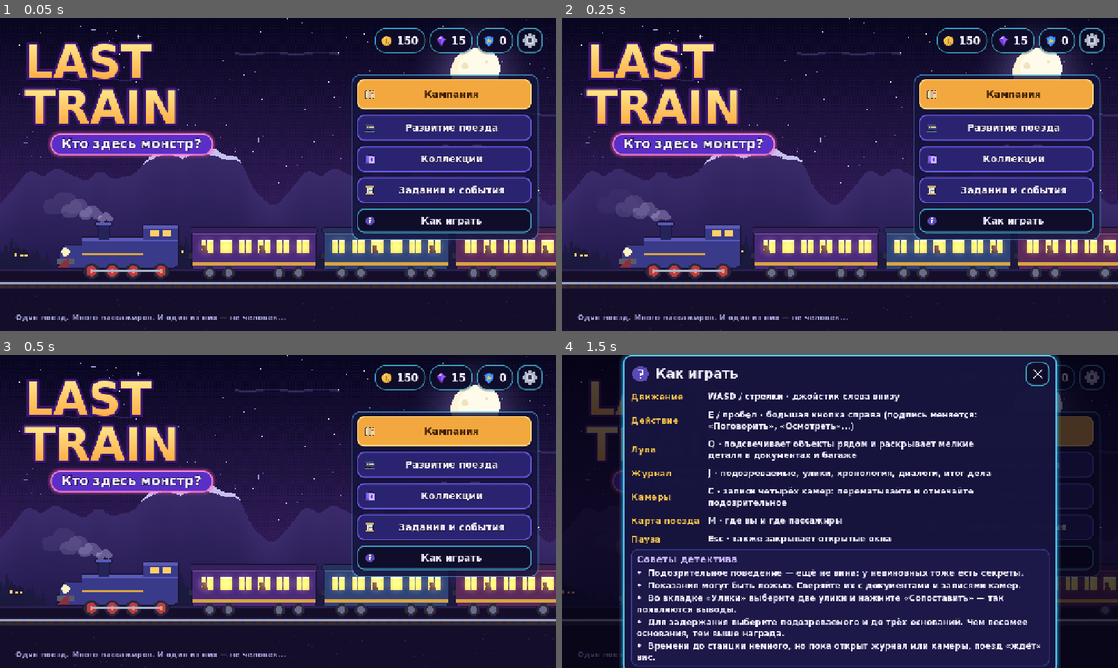
Above: before the commit, frames 1-4 (two rows, left to right).
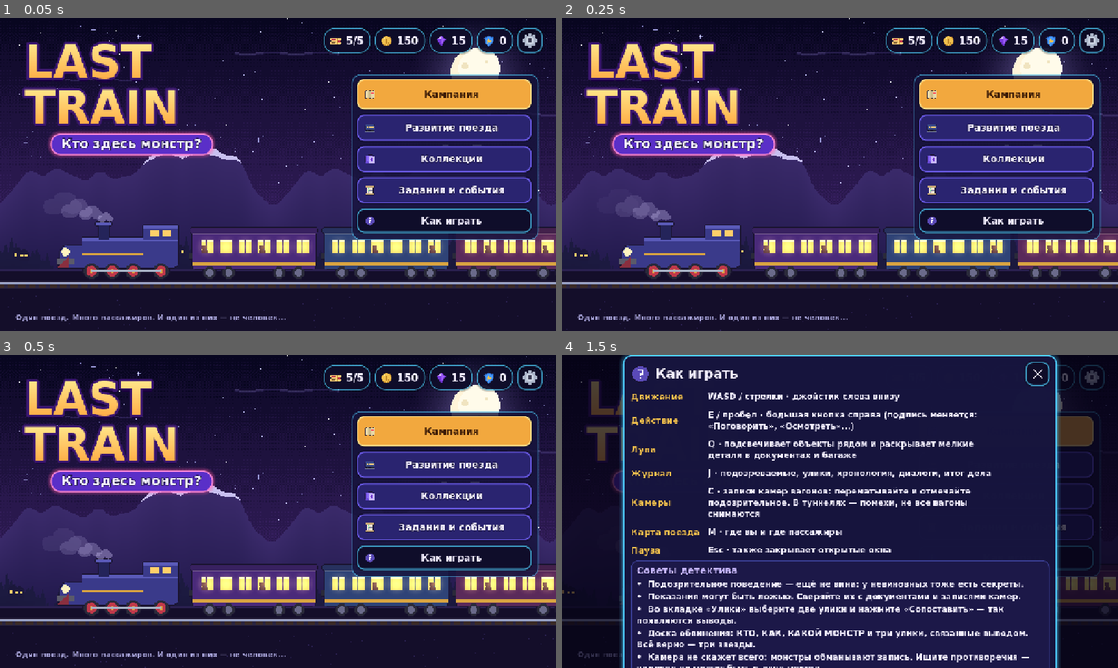
Above: after the commit, the same moments.

Repository: armenaivaziann-wq/last-train
Game: Godot game, scene res://ui/screens/main_menu.tscn
The game is run twice, just before and just after one commit, with the same random seed, the same clock (stepped at 60 frames per second) and the same inputs.
Inputs:
- Up to frame 1 (0.05 s): no input
- Up to frame 2 (0.25 s): no input
- Up to frame 3 (0.5 s): no input
- Up to frame 4 (1.5 s): click "Как играть" at 0.5 s; click "Как играть" at 1.25 s

The runs differ from the first frame. In frame 1, 0.2% of the frame differs, in the area x 58-67%, y 3-12%; in frame 2, 0.2%; in frame 3, 0.2%; in frame 4, 10%, in the area x 10-90%, y 42-100%.

Commit message:
Block3: tickets (lives) with time-based regen, clock-rollback protection, full version flag, ads stub, out-of-tickets dialog, menu counter, loss spending, migration; help and star texts updated; tests
Co-Authored-By: Claude Opus 5.5 <noreply@anthropic.com>

Diff:
--- /dev/null
+++ b/autoload/ads_service.gd
@@ -0,0 +1,11 @@
+class_name AdsService
+extends RefCounted
+## Реклама за награду. Пока заглушка: «просмотр» сразу успешен. Чтобы подключить рекламный
+## SDK, замените тело show_rewarded(): показать ролик и вызвать on_done(true) только после
+## полного просмотра (on_done(false) — если пропущен или не загрузился).
+
+static var simulate_success: bool = true
+
+
+static func show_rewarded(on_done: Callable) -> void:
+	on_done.call(simulate_success)
--- a/autoload/save_manager.gd
+++ b/autoload/save_manager.gd
@@ -60,6 +60,8 @@
 		"quests": {"day": "", "daily": [], "week": "", "weekly": [], "claimed_achievements": [], "claimed_events": []},
 		"settings": {"music": 0.7, "sfx": 0.9, "ambient": 0.7, "vibration": true, "difficulty": "normal"},
 		"case_progress": {},
+		# Билеты (жизни): старые профили получают полные 5 при слиянии с этими значениями.
+		"tickets": {"count": 5, "ts": 0, "full": false},
 		# Кампания: доступ к сюжетным делам не зависит от монет и репутации.
 		"campaign": {"unlocked": 1, "stars": {}, "best_time": {}, "rewarded_stars": {}, "attempts": {},
 			"disguises": {}, "daily": {"day": "", "best_stars": 0}},
--- /dev/null
+++ b/autoload/tickets.gd
@@ -0,0 +1,120 @@
+class_name Tickets
+extends RefCounted
+## Билеты (жизни). У игрока до 5 билетов; билет тратится, только когда дело проиграно (монстр
+## сбежал по дедлайну или после второй ошибки обвинения). Вход в дело и победа билет не тратят.
+## Восстановление: 1 билет каждые 30 минут реального времени, до 5. Считается по сохранённой
+## метке времени (в профиле), а не по кадрам — поэтому идёт и при закрытой игре.
+## Защита от перевода часов: если время устройства меньше прошлой метки — билеты не начисляются,
+## метка сдвигается на «сейчас» (отсчёт начинается заново).
+## «Дело дня» и обучающее первое дело билетов не требуют. «Полная версия» — бесконечные билеты.
+
+const MAX: int = 5
+const REGEN_SECONDS: int = 1800
+const REFILL_CRYSTALS: int = 20
+const FREE_LEVELS: PackedStringArray = ["level_01", "daily", ""]
+
+## Подмена часов в тестах (секунды Unix). −1 — системное время.
+static var clock_override: int = -1
+
+
+static func now() -> int:
+	return clock_override if clock_override >= 0 else int(Time.get_unix_time_from_system())
+
+
+static func _data() -> Dictionary:
+	if not SaveManager.profile.has("tickets"):
+		SaveManager.profile["tickets"] = {"count": MAX, "ts": now(), "full": false}
+	return SaveManager.profile["tickets"]
+
+
+static func full_version() -> bool:
+	return bool(_data().get("full", false))
+
+
+## Пересчитать восстановление и вернуть текущее число билетов.
+static func count() -> int:
+	refresh()
+	return int(_data()["count"])
+
+
+static func refresh() -> void:
+	var d: Dictionary = _data()
+	var t: int = now()
+	var ts: int = int(d.get("ts", t))
+	if t < ts:
+		# Часы перевели назад: не начисляем, отсчёт — с текущего момента.
+		d["ts"] = t
+		return
+	if int(d["count"]) >= MAX:
+		d["ts"] = t
+		return
+	var gained: int = (t - ts) / REGEN_SECONDS
+	if gained > 0:
+		var before: int = int(d["count"])
+		d["count"] = mini(MAX, before + gained)
+		d["ts"] = t if int(d["count"]) >= MAX else ts + gained * REGEN_SECONDS
+		if int(d["count"]) >= MAX and before < MAX:
+			_on_full()
+
+
+## Секунд до следующего билета (0 — билетов полно).
+static func seconds_to_next() -> int:
+	refresh()
+	var d: Dictionary = _data()
+	if int(d["count"]) >= MAX:
+		return 0
+	return maxi(0, REGEN_SECONDS - (now() - int(d["ts"])))
+
+
+static func format_wait(seconds: int) -> String:
+	return "%02d:%02d:%02d" % [seconds / 3600, (seconds % 3600) / 60, seconds % 60]
+
+
+static func required(level_id: String) -> bool:
+	return not level_id in FREE_LEVELS and not full_version()
+
+
+static func can_start(level_id: String) -> bool:
+	return not required(level_id) or count() > 0
+
+
+## Проигранное дело: монстр сбежал. Возвращает true, если билет списан.
+static func spend_for_loss(level_id: String) -> bool:
+	if not required(level_id):
+		return false
+	refresh()
+	var d: Dictionary = _data()
+	if int(d["count"]) <= 0:
+		return false
+	if int(d["count"]) >= MAX:
+		d["ts"] = now()   # отсчёт восстановления начинается с первой потери
+	d["count"] = int(d["count"]) - 1
+	SaveManager.save_game()
+	return true
+
+
+static func add(n: int) -> void:
+	var d: Dictionary = _data()
+	d["count"] = mini(MAX, int(d["count"]) + n)
+	if int(d["count"]) >= MAX:
+		d["ts"] = now()
+	SaveManager.save_game()
+
+
+## Восполнить все билеты за кристаллы.
+static func refill_for_crystals() -> bool:
+	if not EconomyManager.spend("crystals", REFILL_CRYSTALS):
+		return false
+	add(MAX)
+	return true
+
+
+static func unlock_full_version() -> void:
+	_data()["full"] = true
+	SaveManager.save_game()
+
+
+## Хук локального уведомления «Билеты восстановлены». Уведомлений в проекте пока нет:
+## при подключении плагина уведомлений планировать его здесь (на момент seconds_to_next()).
+static func _on_full() -> void:
+	pass
--- a/game/investigation_manager.gd
+++ b/game/investigation_manager.gd
@@ -127,6 +127,7 @@
 
 
 ## Звёзды за раскрытие (правила — в data/campaign.json):
+## Основное правило — оценка доски обвинения (score: 3/2/1, см. accuse). Без неё (старые вызовы):
 ## 3 — за ≤12 мин, ≥3 ключевых улик и без ошибок; 2 — за ≤16 мин и не больше одной ошибки;
 ## 1 — раскрыто до дедлайна; 0 — поражение.
 func compute_stars(solved: bool, score: int = -1) -> int:
@@ -566,6 +567,10 @@
 		"elapsed": elapsed(), "key_found": evidence.key_found_count(), "level": level_id,
 		"key_total": _key_total(), "hints_used": hints_used, "verdict_ok": verdict_ok}
 	result["stars"] = compute_stars(outcome == "solved", int(accusation.get("score", -1)))
+	# Монстр ушёл (дедлайн или вторая ошибка) — тратится билет (кроме дела дня и обучения).
+	if outcome != "solved":
+		result["ticket_spent"] = Tickets.spend_for_loss(level_id)
+		result["tickets_left"] = Tickets.count()
 	if accusation.has("court"):
 		result["court"] = accusation["court"]
 	var rewards: Dictionary = {"coins": 0, "crystals": 0, "reputation": 0}
--- /dev/null
+++ b/tests/capture/tickets_tour.gd
@@ -0,0 +1,28 @@
+extends Node
+## Визуальная проверка блока 3: билеты в главном меню и окно «Билеты закончились».
+
+func _ready() -> void:
+	SaveManager.enabled = false
+	SaveManager.profile = SaveManager.default_profile()
+	SaveManager.profile["campaign"]["unlocked"] = 5
+	Tickets.clock_override = 1_800_000_000
+	SaveManager.profile["tickets"] = {"count": 2, "ts": 1_800_000_000 - 6 * 60 - 47, "full": false}
+	DirAccess.make_dir_recursive_absolute("/tmp/lt_tickets")
+	var menu: Control = load("res://ui/screens/main_menu.tscn").instantiate()
+	add_child(menu)
+	await get_tree().create_timer(0.8).timeout
+	await _shot("1_menu_tickets")
+	for i in 2:
+		Tickets.spend_for_loss("level_04")
+	menu.ui.open("route_map_screen")
+	await get_tree().create_timer(0.4).timeout
+	menu.ui.top()._start("level_04")
+	await get_tree().create_timer(0.6).timeout
+	await _shot("2_out_of_tickets")
+	get_tree().quit()
+
+
+func _shot(name: String) -> void:
+	await RenderingServer.frame_post_draw
+	get_viewport().get_texture().get_image().save_png("/tmp/lt_tickets/%s.png" % name)
+	print("shot ", name)
--- /dev/null
+++ b/tests/capture/tickets_tour.tscn
@@ -0,0 +1,6 @@
+[gd_scene load_steps=2 format=3]
+
+[ext_resource type="Script" path="res://tests/capture/tickets_tour.gd" id="1"]
+
+[node name="Tour" type="Node"]
+script = ExtResource("1")
--- /dev/null
+++ b/tests/test_tickets.gd
@@ -0,0 +1,125 @@
+extends TestSuite
+## Билеты (жизни): трата при поражении, восстановление по времени (подменяемые часы), защита
+## от перевода часов назад, бесконечные билеты в полной версии, бесплатные дела, миграция.
+
+const T0: int = 1_800_000_000
+
+
+func before_each() -> void:
+	SaveManager.profile = SaveManager.default_profile()
+	Tickets.clock_override = T0
+	SaveManager.profile["tickets"] = {"count": 5, "ts": T0, "full": false}
+
+
+func after_each() -> void:
+	Tickets.clock_override = -1
+	SaveManager.profile = SaveManager.default_profile()
+
+
+func test_spent_only_on_loss() -> void:
+	before_each()
+	SaveManager.profile["campaign"]["unlocked"] = 14
+	SaveManager.prepare_level("level_03")
+	SaveManager.pending_seed = 2
+	game = load("res://game/game.tscn").instantiate()
+	add_child(game)
+	await wait_frames(2)
+	check_eq(Tickets.count(), 5, "вход в дело билет не тратит")
+	var r: Dictionary = game.investigation.finish("timeout")
+	check(r["ticket_spent"] and Tickets.count() == 4, "поражение по дедлайну — минус билет")
+	game.queue_free()
+	game = null
+	await wait_frames(2)
+	SaveManager.prepare_level("level_03")
+	SaveManager.pending_seed = 3
+	game = load("res://game/game.tscn").instantiate()
+	add_child(game)
+	await wait_frames(2)
+	game.investigation.finish("solved", {"score": 3})
+	check_eq(Tickets.count(), 4, "победа билет не тратит")
+	game.queue_free()
+	game = null
+	await wait_frames(2)
+	check(not Tickets.spend_for_loss("level_01") and not Tickets.spend_for_loss("daily"), "обучение и дело дня — без билетов")
+	check_eq(Tickets.count(), 4, "счётчик не изменился")
+	after_each()
+
+
+func test_regen_by_time() -> void:
+	before_each()
+	Tickets.spend_for_loss("level_05")
+	Tickets.spend_for_loss("level_05")
+	check_eq(Tickets.count(), 3, "два поражения — 3 билета")
+	Tickets.clock_override = T0 + 29 * 60
+	check_eq(Tickets.count(), 3, "через 29 минут ещё нет")
+	check(Tickets.seconds_to_next() == 60, "до следующего — минута (%d)" % Tickets.seconds_to_next())
+	Tickets.clock_override = T0 + 31 * 60
+	check_eq(Tickets.count(), 4, "через 30 минут +1")
+	Tickets.clock_override = T0 + 5 * 3600
+	check_eq(Tickets.count(), 5, "через 5 часов — не больше 5")
+	after_each()
+
+
+func test_clock_rollback_protection() -> void:
+	before_each()
+	Tickets.spend_for_loss("level_05")
+	Tickets.clock_override = T0 - 10 * 3600
+	check_eq(Tickets.count(), 4, "часы назад — билеты не начисляются")
+	Tickets.clock_override = T0 - 10 * 3600 + 20 * 60
+	check_eq(Tickets.count(), 4, "отсчёт идёт заново от нового времени")
+	Tickets.clock_override = T0 - 10 * 3600 + 31 * 60
+	check_eq(Tickets.count(), 5, "через 30 минут после отката — +1")
+	after_each()
+
+
+func test_full_version_and_gating() -> void:
+	before_each()
+	for i in 5:
+		Tickets.spend_for_loss("level_05")
+	check_eq(Tickets.count(), 0, "билеты кончились")
+	check(not Tickets.can_start("level_05"), "дело кампании не начать")
+	check(Tickets.can_start("level_01") and Tickets.can_start("daily"), "обучение и дело дня доступны")
+	EconomyManager.add("crystals", 100, false)
+	check(Tickets.refill_for_crystals() and Tickets.count() == 5, "восполнение за кристаллы")
+	for i in 5:
+		Tickets.spend_for_loss("level_05")
+	AdsService.show_rewarded(func(ok: bool) -> void: if ok: Tickets.add(1))
+	check_eq(Tickets.count(), 1, "реклама (заглушка) даёт билет")
+	Tickets.unlock_full_version()
+	check(Tickets.can_start("level_05") and not Tickets.spend_for_loss("level_05"), "полная версия — бесконечные билеты")
+	after_each()
+
+
+func test_menu_shows_tickets_and_out_dialog() -> void:
+	before_each()
+	SaveManager.profile["campaign"]["unlocked"] = 14
+	for i in 5:
+		Tickets.spend_for_loss("level_05")
+	var menu: Control = load("res://ui/screens/main_menu.tscn").instantiate()
+	add_child(menu)
+	await wait_frames(3)
+	check(menu._tickets.text.begins_with("0/5"), "в меню счётчик билетов (%s)" % menu._tickets.text)
+	menu.ui.open("route_map_screen")
+	await wait_frames(2)
+	menu.ui.top()._start("level_05")
+	await wait_frames(2)
+	check(menu.ui.top().name == "tickets_screen", "без билетов — окно «Билеты закончились»")
+	check(menu.ui.top()._timer.text.contains("00:"), "таймер до следующего билета")
+	menu.queue_free()
+	await wait_frames(2)
+	after_each()
+
+
+func test_old_profile_gets_full_tickets() -> void:
+	SaveManager.enabled = true
+	SaveManager.save_path = "user://test_tk.json"
+	var f := FileAccess.open(SaveManager.save_path, FileAccess.WRITE)
+	f.store_string(JSON.stringify({"version": 1, "economy": {"coins": 5}}))
+	f.close()
+	SaveManager.load_game()
+	Tickets.clock_override = T0
+	check_eq(Tickets.count(), 5, "старый профиль — полные 5 билетов")
+	DirAccess.remove_absolute(ProjectSettings.globalize_path(SaveManager.save_path))
+	SaveManager.enabled = false
+	SaveManager.save_path = SaveManager.SAVE_PATH
+	after_each()
--- a/ui/screens/help_screen.gd
+++ b/ui/screens/help_screen.gd
@@ -13,7 +13,7 @@
 		["Действие", "E / пробел · большая кнопка справа (подпись меняется: «Поговорить», «Осмотреть»...)"],
 		["Лупа", "Q · подсвечивает объекты рядом и раскрывает мелкие детали в документах и багаже"],
 		["Журнал", "J · подозреваемые, улики, хронология, диалоги, итог дела"],
-		["Камеры", "C · записи четырёх камер: перематывайте и отмечайте подозрительное"],
+		["Камеры", "C · записи камер вагонов: перематывайте и отмечайте подозрительное. В туннелях — помехи, не все вагоны снимаются"],
 		["Карта поезда", "M · где вы и где пассажиры"],
 		["Пауза", "Esc · также закрывает открытые окна"],
 	]
@@ -29,8 +29,11 @@
 	for tip in ["Подозрительное поведение — ещё не вина: у невиновных тоже есть секреты.",
 			"Показания могут быть ложью. Сверяйте их с документами и записями камер.",
 			"Во вкладке «Улики» выберите две улики и нажмите «Сопоставить» — так появляются выводы.",
-			"Для задержания выберите подозреваемого и до трёх оснований. Чем весомее основания, тем выше награда.",
-			"Времени до станции немного, но пока открыт журнал или камеры, поезд «ждёт» вас."]:
+			"Доска обвинения: КТО, КАК, КАКОЙ МОНСТР и три улики, связанные выводом. Всё верно — три звезды.",
+			"Камера не скажет всего: монстры обманывают запись. Ищите противоречия — человек не может быть в двух местах.",
+			"Во «Хронологии» есть доска передвижений: расставьте подозреваемых — и ложное алиби развалится.",
+			"Новый вопрос, просмотр записи и проверка стоят минут до станции — цена указана на кнопке.",
+			"Если монстр уйдёт, сгорит билет. Билеты восстанавливаются: один каждые 30 минут."]:
 		tv.add_child(Ui.label("•  " + tip, "", 19, true))
 	tips.add_child(tv)
 	v.add_child(tips)
--- a/ui/screens/main_menu.gd
+++ b/ui/screens/main_menu.gd
@@ -13,6 +13,7 @@
 var _coins: Label
 var _crystals: Label
 var _rep: Label
+var _tickets: Label
 var _buttons: VBoxContainer
 
 
@@ -128,6 +129,10 @@
 	_crystals = cr[1]
 	var rp: Array = Ui.pill("reputation", "0")
 	_rep = rp[1]
+	var tk: Array = Ui.pill("ticket", "5")
+	_tickets = tk[1]
+	tk[0].tooltip_text = "Билеты: тратятся, когда монстр уходит. +1 каждые 30 минут."
+	h.add_child(tk[0])
 	h.add_child(c[0])
 	h.add_child(cr[0])
 	h.add_child(rp[0])
@@ -151,10 +156,19 @@
 	add_child(p)
 
 
+func _update_tickets() -> void:
+	if Tickets.full_version():
+		_tickets.text = "∞"
+		return
+	var n: int = Tickets.count()
+	_tickets.text = "%d/%d" % [n, Tickets.MAX] + ("" if n >= Tickets.MAX else "  " + Tickets.format_wait(Tickets.seconds_to_next()).substr(3))
+
+
 func _refresh() -> void:
 	_coins.text = str(EconomyManager.coins())
 	_crystals.text = str(EconomyManager.crystals())
 	_rep.text = str(EconomyManager.reputation())
+	_update_tickets()
 	Ui.clear(_buttons)
 	if SaveManager.has_case_progress():
 		var cp: Dictionary = SaveManager.profile["case_progress"]
@@ -213,7 +227,15 @@
 	get_tree().change_scene_to_file("res://game/game.tscn")
 
 
+var _ticket_tick: float = 0.0
+
+
 func _process(delta: float) -> void:
+	# Таймер билетов в верхней панели (обновляется раз в секунду).
+	_ticket_tick -= delta
+	if _ticket_tick <= 0.0 and _tickets:
+		_ticket_tick = 1.0
+		_update_tickets()
 	_time += delta
 	for l: Dictionary in _layers:
 		l["offset"] = fmod(l["offset"] + l["speed"] * SCALE * delta * 10.0, l["w"])
--- a/ui/screens/result_screen.gd
+++ b/ui/screens/result_screen.gd
@@ -108,7 +108,9 @@
 		right.add_child(truth)
 	else:
 		right.add_child(Ui.label(str(villain.get("escape_text", "Злодей скрылся.")) if _result.get("outcome") == "timeout"
-			else "Слишком много ошибочных обвинений — охрана остановила расследование.", "", 20, true))
+			else "Вторая ошибка обвинения — монстр понял, что его ищут, и сбежал.", "", 20, true))
+		if _result.get("ticket_spent", false):
+			right.add_child(Ui.label("−1 билет. Осталось: %d из %d. Новый билет — через 30 минут." % [int(_result.get("tickets_left", 0)), Tickets.MAX], "GoldLabel", 18, true))
 		right.add_child(Ui.label("Звёзды за эту попытку не начисляются. Дело можно повторить — улики и события будут другими.", "DimLabel", 18, true))
 		right.add_child(Ui.label("Подсказка: " + str(villain.get("counter", "")), "GoldLabel", 18, true))
 	row.add_child(right)
@@ -150,6 +152,9 @@
 
 func _retry() -> void:
 	var lvl: String = str(_result.get("level", ""))
+	if not Tickets.can_start(lvl):
+		ui.open("tickets_screen", {"on_ready": _retry})
+		return
 	if lvl == "daily":
 		SaveManager.prepare_daily()
 	elif lvl != "":
@@ -162,5 +167,8 @@
 
 
 func _start_level(level_id: String) -> void:
+	if not Tickets.can_start(level_id):
+		ui.open("tickets_screen", {"on_ready": func() -> void: _start_level(level_id)})
+		return
 	SaveManager.prepare_level(level_id)
 	get_tree().change_scene_to_file("res://game/game.tscn")
--- a/ui/screens/route_map_screen.gd
+++ b/ui/screens/route_map_screen.gd
@@ -165,7 +165,7 @@
 	vv.add_child(vs2)
 	vrow.add_child(vv)
 	_info.add_child(vrow)
-	_info.add_child(Ui.label("Дедлайн: %d игровых минут. ★★★ — за 12 мин, 3+ ключевых улики, без ошибок." % int(Db.deadline_minutes()), "SmallLabel", 16, true))
+	_info.add_child(Ui.label("Дедлайн: %d игровых минут. ★★★ — верно кто, как, какой монстр и три доказанные улики. Проигрыш стоит билет." % int(Db.deadline_minutes()), "SmallLabel", 16, true))
 	_info.add_child(Ui.button("Повторить дело" if stars > 0 else "Начать дело", "arrow_right", "PrimaryButton", func() -> void: _start(id), 64))
 	_info.add_child(Ui.spacer(false, true))
 	var daily := Ui.panel("HighlightPanel")
@@ -182,6 +182,9 @@
 
 
 func _start(level_id: String) -> void:
+	if not Tickets.can_start(level_id):
+		ui.open("tickets_screen", {"on_ready": func() -> void: _start(level_id)})
+		return
 	SaveManager.prepare_level(level_id)
 	AudioManager.play_sfx("announce", -6.0)
 	get_tree().change_scene_to_file("res://game/game.tscn")
--- /dev/null
+++ b/ui/screens/tickets_screen.gd
@@ -0,0 +1,73 @@
+extends GameScreen
+## «Билеты закончились»: таймер до следующего билета и варианты — подождать, билет за рекламу,
+## восполнить все за кристаллы, «Полная версия» (бесконечные билеты).
+
+var _timer: Label
+var _count: Label
+var _on_ready: Callable
+
+
+func build(args: Dictionary) -> void:
+	_on_ready = args.get("on_ready", Callable())
+	var p := Ui.panel()
+	p.custom_minimum_size = Vector2(640, 0)
+	var v := Ui.vbox(12)
+	v.add_child(Ui.header("Билеты закончились", "ticket", close))
+	var row := Ui.hbox(12)
+	row.add_child(Ui.icon("ticket", 64))
+	var info := Ui.vbox(4)
+	_count = Ui.label("", "HeaderLabel", 28)
+	info.add_child(_count)
+	_timer = Ui.label("", "NumberLabel", 26)
+	info.add_child(_timer)
+	row.add_child(info)
+	v.add_child(row)
+	v.add_child(Ui.label("Билет тратится, когда монстр уходит от вас. Новый билет — каждые 30 минут, даже когда игра закрыта.", "SmallLabel", 17, true))
+	v.add_child(Ui.button("Получить билет за рекламу", "video", "CyanButton", _ad, 58))
+	var refill := Ui.button("Восполнить все за %d кристаллов" % Tickets.REFILL_CRYSTALS, "crystal", "PurpleButton", _refill, 58)
+	refill.disabled = EconomyManager.crystals() < Tickets.REFILL_CRYSTALS
+	v.add_child(refill)
+	v.add_child(Ui.button("Полная версия — бесконечные билеты", "star", "PrimaryButton", _full, 58))
+	v.add_child(Ui.button("Подождать", "hourglass", "GhostButton", close, 54))
+	p.add_child(v)
+	add_child(Ui.center(p))
+	_tick()
+
+
+func _process(_delta: float) -> void:
+	_tick()
+
+
+func _tick() -> void:
+	var n: int = Tickets.count()
+	_count.text = "Билеты: %d / %d" % [n, Tickets.MAX]
+	_timer.text = "Следующий через %s" % Tickets.format_wait(Tickets.seconds_to_next()) if n < Tickets.MAX else "Все билеты на месте"
+
+
+func _ad() -> void:
+	AdsService.show_rewarded(func(ok: bool) -> void:
+		if ok:
+			Tickets.add(1)
+			Events.notify("Получен билет.", "ticket")
+			_done())
+
+
+func _refill() -> void:
+	if Tickets.refill_for_crystals():
+		Events.notify("Все билеты восполнены.", "ticket")
+		_done()
+
+
+func _full() -> void:
+	# Покупка будет подключена к магазину приложений; пока флаг включается сразу.
+	Tickets.unlock_full_version()
+	Events.notify("Полная версия: билеты бесконечны.", "star")
+	_done()
+
+
+func _done() -> void:
+	Events.profile_changed.emit()
+	var cb: Callable = _on_ready
+	close()
+	if cb.is_valid() and Tickets.count() > 0:
+		cb.call()
Not shown, added: autoload/ads_service.gd.uid
Not shown, added: autoload/tickets.gd.uid
Not shown, added: tests/capture/tickets_tour.gd.uid
Not shown, added: tests/test_tickets.gd.uid
Not shown, added: ui/screens/tickets_screen.gd.uid
